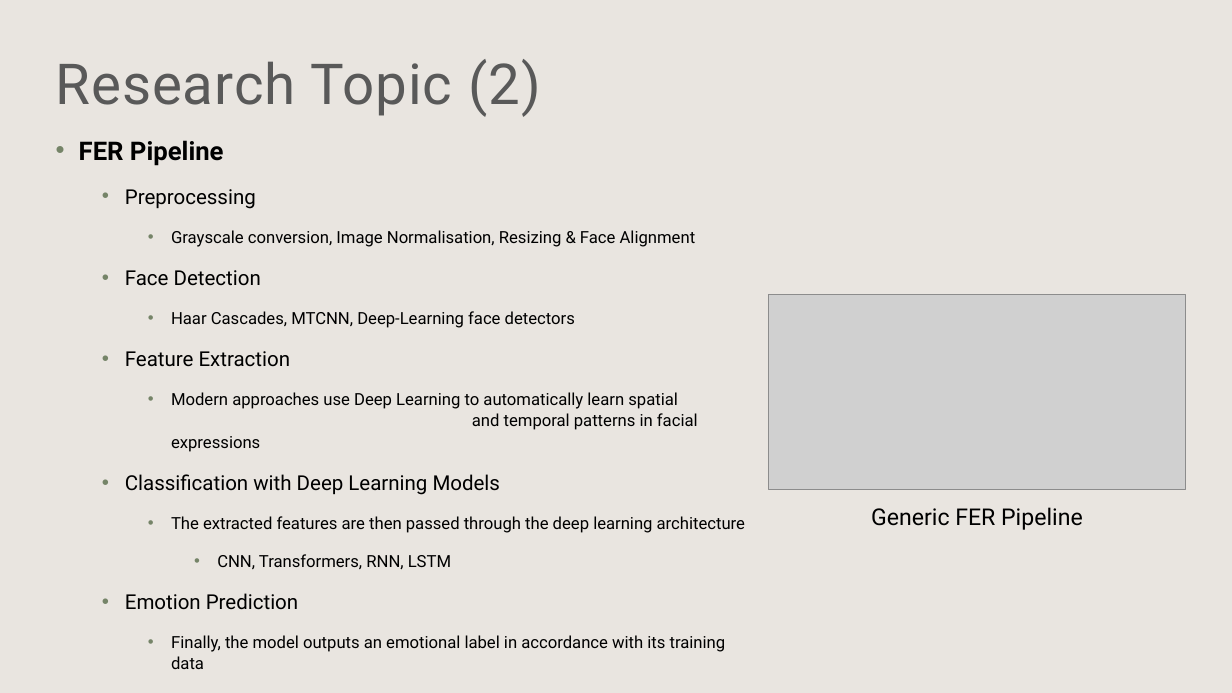
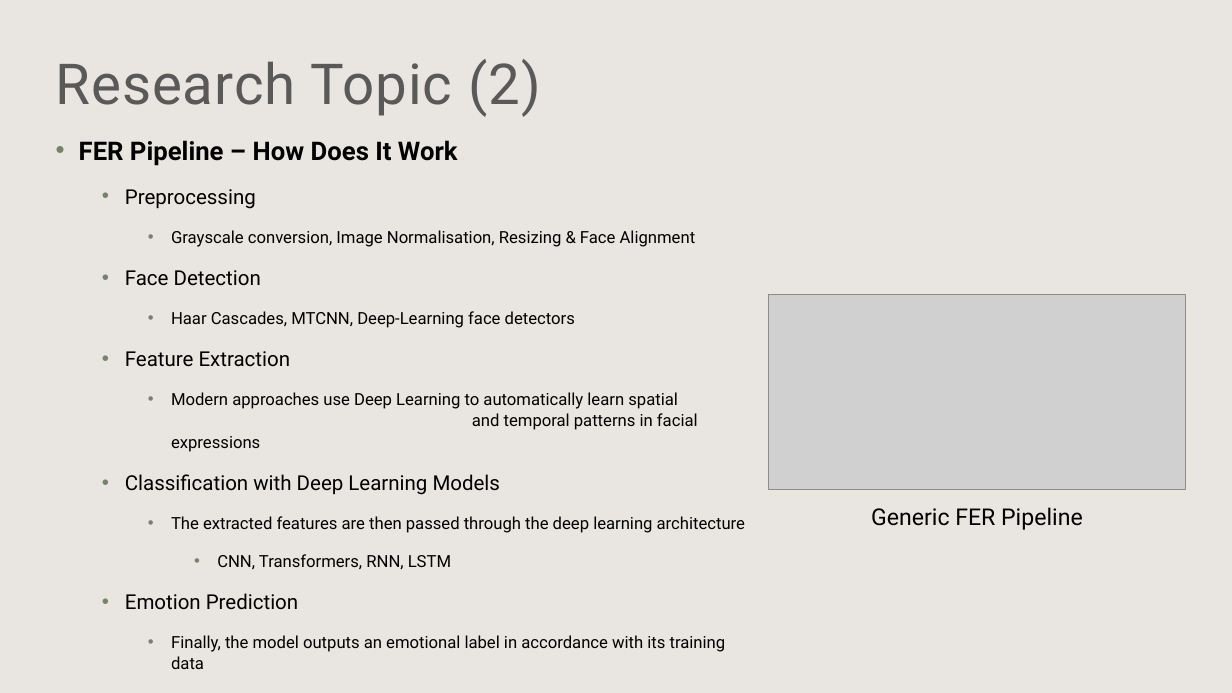
Before and after one commit to Jer0me123/Deep-Learning-For-Computer-Vision, a slide deck: slide 6 of ICS5118 - Facial Emotion Detection.pptx. Drawn at 1232x693 pixels with LibreOffice and Linux fonts; fonts in the diff are those of the drawing; grey boxes stand for pictures; background and template pictures are left out. Boxes give left, top, right and bottom in pixels: in the first picture for what was removed or moved away, otherwise in the second. Text is boxed around its words. In the diff, an @@ line names an element or a change of style, - is before the commit and + after.

```diff
--- a/ICS5118 - Facial Emotion Detection.pptx
+++ b/ICS5118 - Facial Emotion Detection.pptx
@@ text at bbox=[79, 140, 458, 166]: text changed @@
-• FER Pipeline
+• FER Pipeline – How Does It Work
```
Also in this commit, not shown: 11 other slides changed, 2 slides added, 1 other file.
